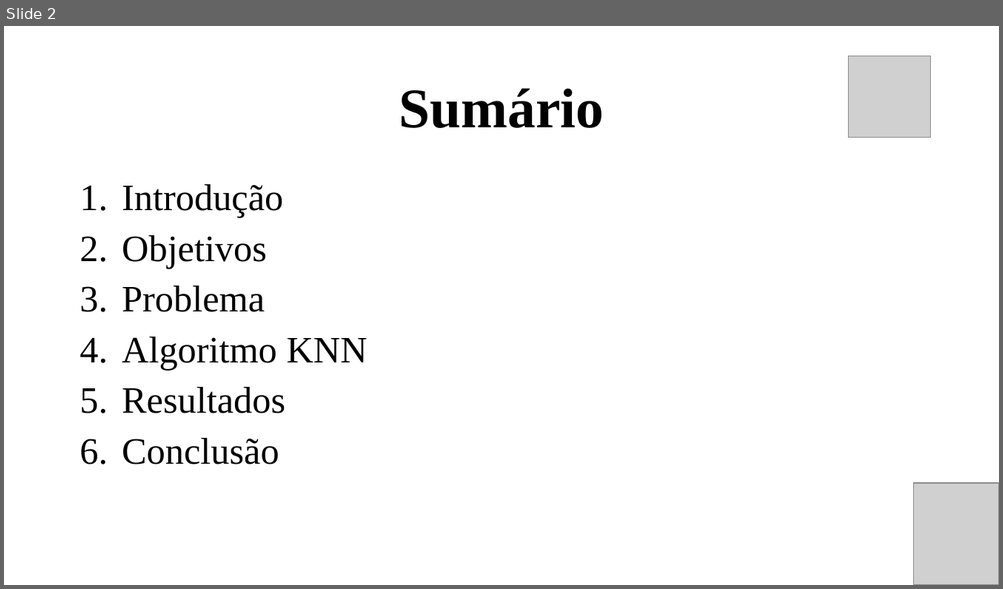
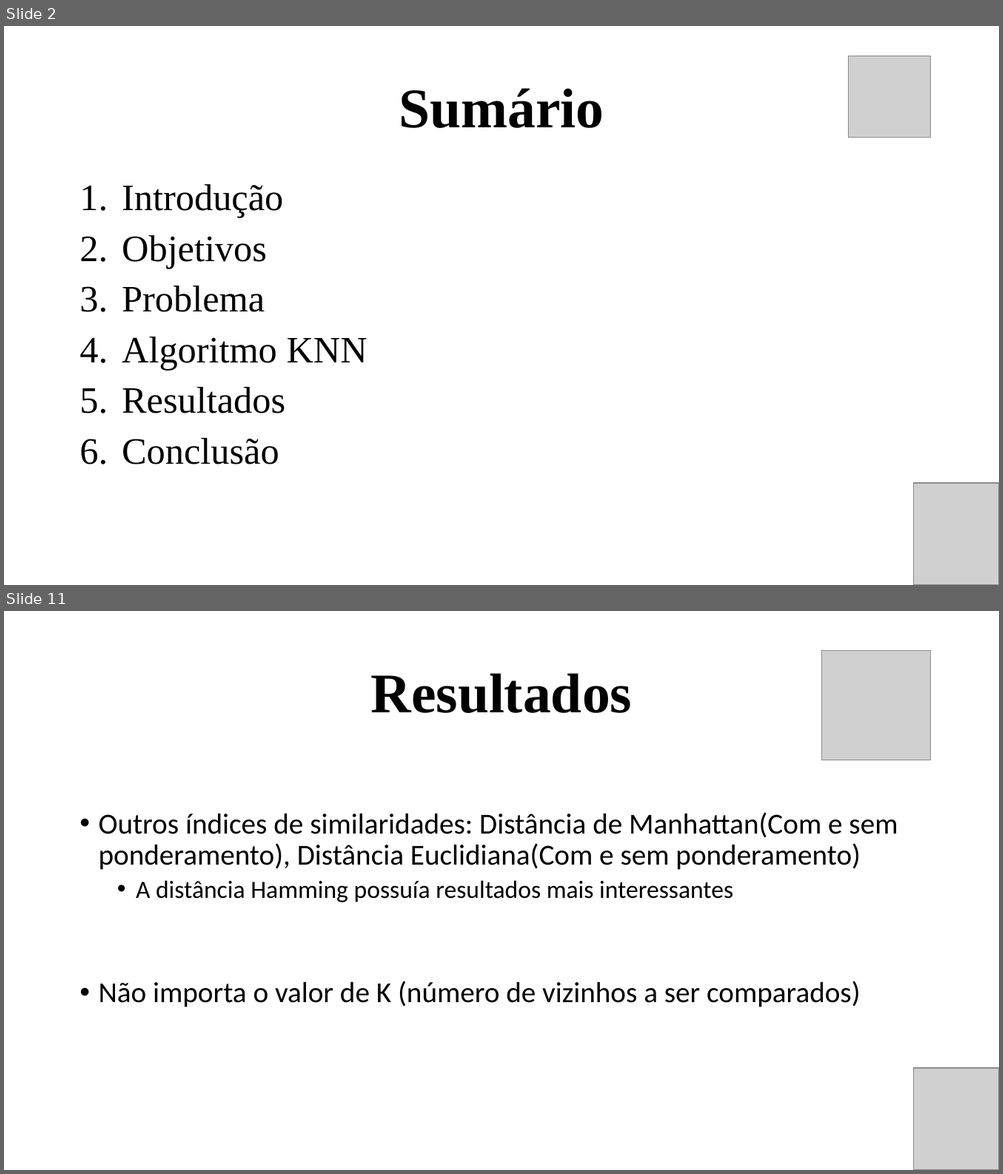
Before and after one commit to RannieryDias/IA_PROJETO, a slide deck: IA_PROJETO/artefatos/Projeto Apresentação.pptx. Shown one above the other, each under a label of ours: slide 2 before the commit, slides 2 and 11 after it; the slides between them are not shown. The pictures are 1003x589 and 1003x1174 pixels, drawn with LibreOffice and Linux fonts; fonts in the diff are those of the drawing; grey boxes stand for pictures. Boxes give left, top, right and bottom in pixels: in the first picture for what was removed or moved away, otherwise in the second. Text is boxed around its words. In the diff, an @@ line names an element or a change of style, - is before the commit and + after.

```diff
--- a/IA_PROJETO/artefatos/Projeto Apresentação.pptx
+++ b/IA_PROJETO/artefatos/Projeto Apresentação.pptx
@@ slide 11 added at [4, 611, 999, 1170], background #FFFFFF @@
@@ picture added at [822, 651, 930, 760] @@
@@ title added at [371, 673, 632, 713], 54 pt, text #000000, bold @@
+Resultados
@@ text added at [99, 812, 897, 1008], 28 pt, text #000000 @@
+• Outros índices de similaridades: Distância de Manhattan(Com e sem ponderamento), Distância Euclidiana(Com e sem ponderamento)
+  • A distância Hamming possuía resultados mais interessantes
+• Não importa o valor de K (número de vizinhos a ser comparados)
@@ picture added at [913, 1068, 999, 1170] @@
```
Also in this commit, not shown: 6 slides changed, 6 other slides added, 4 slides removed.
